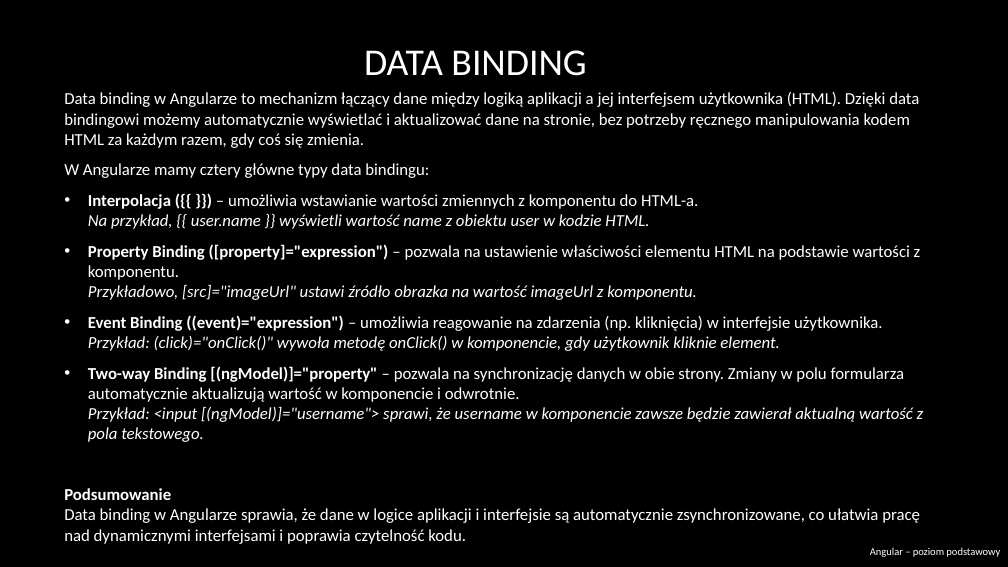
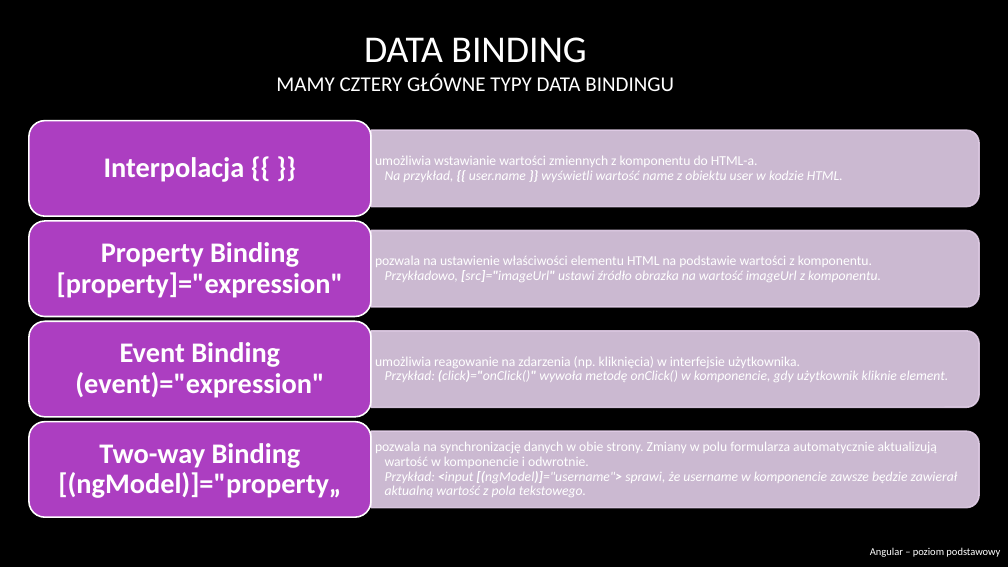
Before and after one commit to RafalSzczuka/angular-course-pfr, a slide deck: slide 36 of prezentacja/Angular beginner.pptx (slide 38 before the commit). Drawn at 1008x567 pixels with LibreOffice and Linux fonts; fonts in the diff are those of the drawing; background and template pictures are left out. Boxes give left, top, right and bottom in pixels: in the first picture for what was removed or moved away, otherwise in the second. Text is boxed around its words. In the diff, an @@ line names an element or a change of style, - is before the commit and + after.

```diff
--- a/prezentacja/Angular beginner.pptx
+++ b/prezentacja/Angular beginner.pptx
@@ title at (276, 37, 674, 91): text changed; size 36 to 20 pt @@
-DATA BINDING
+DATA BINDING
+MAMY CZTERY GŁÓWNE TYPY DATA BINDINGU
@@ text removed at (64, 92, 924, 544) @@
-Data binding w Angularze to mechanizm łączący dane między logiką aplikacji a jej interfejsem użytkownika (HTML). Dzięki data bindingowi możemy automatycznie wyświetlać i aktualizować dane na stronie, bez potrzeby ręcznego manipulowania kodem HTML za każdym razem, gdy coś się zmienia.
-W Angularze mamy cztery główne typy data bindingu:
-• Interpolacja ({{ }}) – umożliwia wstawianie wartości zmiennych z komponentu do HTML-a.
-  Na przykład, {{ user.name }} wyświetli wartość name z obiektu user w kodzie HTML.
-• Property Binding ([property]="expression") – pozwala na ustawienie właściwości elementu HTML na podstawie wartości z komponentu.
-  Przykładowo, [src]="imageUrl" ustawi źródło obrazka na wartość imageUrl z komponentu.
-• Event Binding ((event)="expression") – umożliwia reagowanie na zdarzenia (np. kliknięcia) w interfejsie użytkownika.
-  Przykład: (click)="onClick()" wywoła metodę onClick() w komponencie, gdy użytkownik kliknie element.
-• Two-way Binding [(ngModel)]="property" – pozwala na synchronizację danych w obie strony. Zmiany w polu formularza automatycznie aktualizują wartość w komponencie i odwrotnie.
-  Przykład: <input [(ngModel)]="username"> sprawi, że username w komponencie zawsze będzie zawierał aktualną wartość z pola tekstowego.
-Podsumowanie
-Data binding w Angularze sprawia, że dane w logice aplikacji i interfejsie są automatycznie zsynchronizowane, co ułatwia pracę nad dynamicznymi interfejsami i poprawia czytelność kodu.
@@ group added at (29, 121, 979, 517): 8 texts, 4 round same rects, 4 rounded rectangles @@
+  umożliwia wstawianie wartości zmiennych z komponentu do HTML-a.
+  Na przykład, {{ user.name }} wyświetli wartość name z obiektu user w kodzie HTML.
+Interpolacja {{ }}
+  pozwala na ustawienie właściwości elementu HTML na podstawie wartości z komponentu.
+  Przykładowo, [src]="imageUrl" ustawi źródło obrazka na wartość imageUrl z komponentu.
+Property Binding [property]="expression"
+  umożliwia reagowanie na zdarzenia (np. kliknięcia) w interfejsie użytkownika.
+  Przykład: (click)="onClick()" wywoła metodę onClick() w komponencie, gdy użytkownik kliknie element.
+Event Binding (event)="expression"
+  pozwala na synchronizację danych w obie strony. Zmiany w polu formularza automatycznie aktualizują wartość w komponencie i odwrotnie.
+  Przykład: <input [(ngModel)]="username"> sprawi, że username w komponencie zawsze będzie zawierał aktualną wartość z pola tekstowego.
+Two-way Binding [(ngModel)]="property„
```
Also in this commit, not shown: 22 other slides changed, 2 slides added, 5 slides removed.
